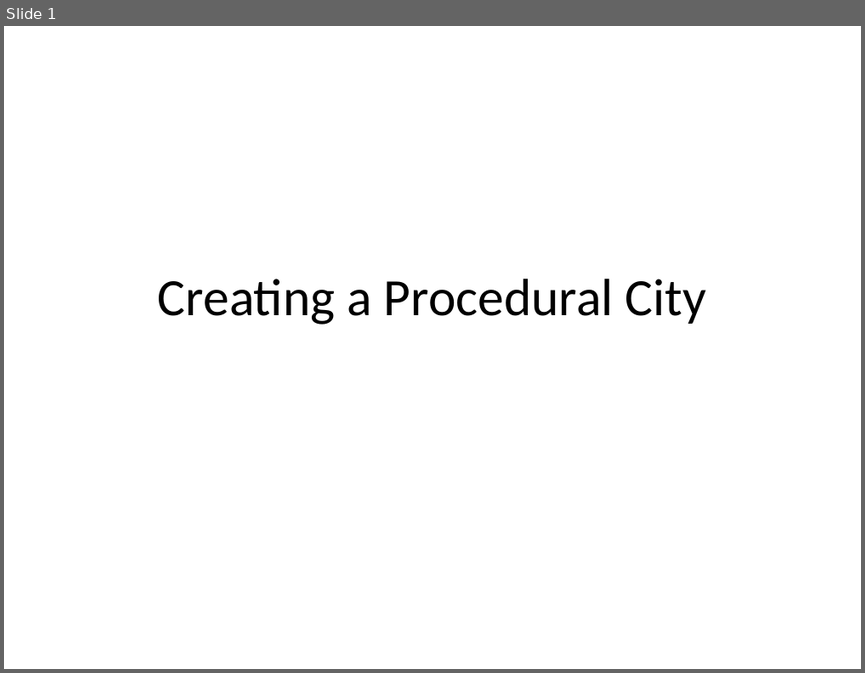
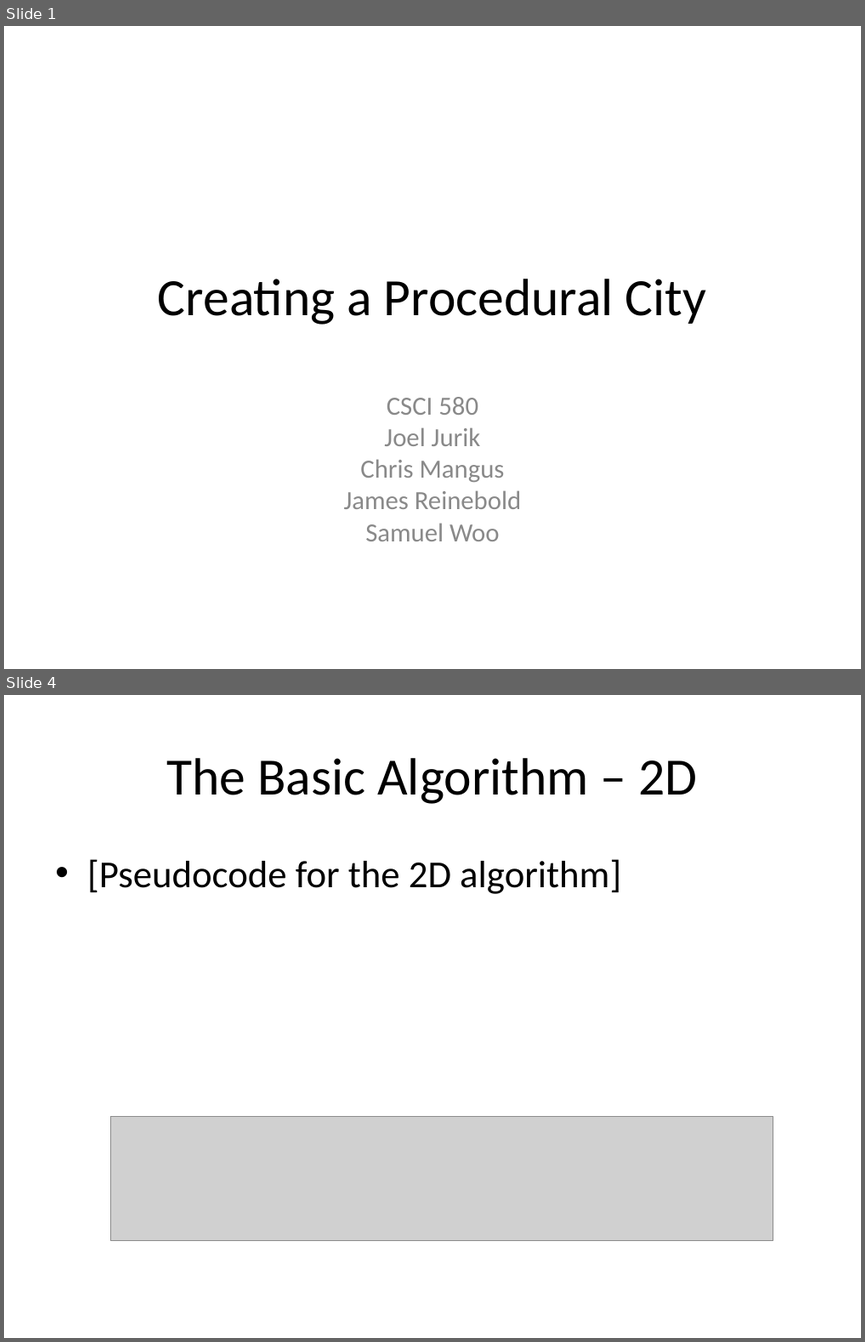
Before and after one commit to reinebold/cs580CMS, a slide deck: Documents/Creating a Procedural City.ppt. Shown one above the other, each under a label of ours: slide 1 before the commit, slides 1 and 4 after it; the slides between them are not shown. The pictures are 865x673 and 865x1342 pixels, drawn with LibreOffice and Linux fonts; fonts in the diff are those of the drawing; grey boxes stand for pictures. Boxes give left, top, right and bottom in pixels: in the first picture for what was removed or moved away, otherwise in the second. Text is boxed around its words. In the diff, an @@ line names an element or a change of style, - is before the commit and + after.

```diff
--- a/Documents/Creating a Procedural City.ppt
+++ b/Documents/Creating a Procedural City.ppt
@@ slide 4 added at (4, 695, 861, 1338), background #FFFFFF @@
@@ title added at (166, 758, 697, 804), 44 pt, text #000000 @@
+The Basic Algorithm – 2D
@@ text added at (87, 859, 621, 894), 32 pt, text #000000 @@
+• [Pseudocode for the 2D algorithm]
@@ picture added at (111, 1117, 772, 1240) @@
@@ slide 1 changed as well @@
@@ subtitle added at (344, 397, 521, 541), 22 pt, text #898989 @@
+CSCI 580
+Joel Jurik
+Chris Mangus
+James Reinebold
+Samuel Woo
```
Also in this commit, not shown: 7 other slides added.
